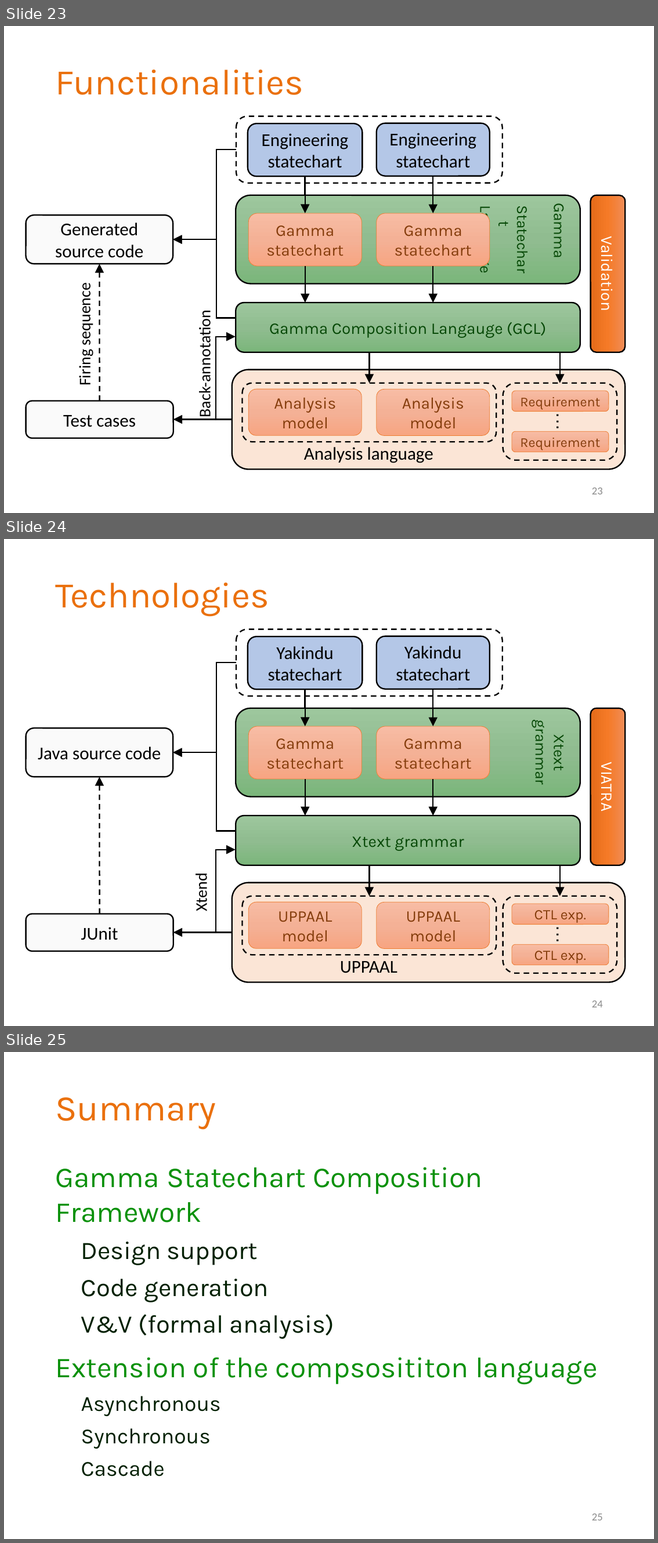
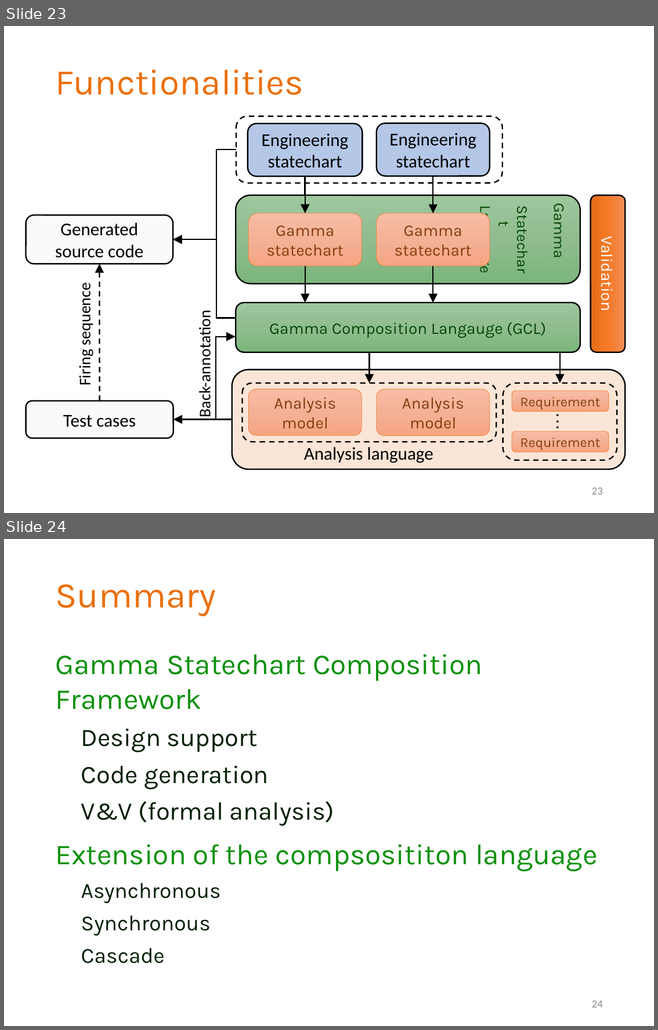
Before and after one commit to grbeni/minisymp2018, a slide deck: presentation/gb_mv_gamma.pptx. Shown one above the other, each under a label of ours: slides 23, 24 and 25 before the commit, slides 23 and 24 after it. The pictures are 658x1543 and 658x1030 pixels, drawn with LibreOffice and Linux fonts; fonts in the diff are those of the drawing; background and template pictures are left out. Boxes give left, top, right and bottom in pixels: in the first picture for what was removed or moved away, otherwise in the second. Text is boxed around its words. In the diff, an @@ line names an element or a change of style, - is before the commit and + after.

```diff
--- a/presentation/gb_mv_gamma.pptx
+++ b/presentation/gb_mv_gamma.pptx
@@ slide 24 removed at box(4, 539, 654, 1026), background #FFFFFF @@
@@ title removed at box(55, 583, 269, 617) @@
-Technologies
@@ rounded rectangle removed at box(236, 629, 502, 696) @@
@@ rounded rectangle removed at box(248, 636, 362, 689) @@
-Yakindu statechart
@@ rounded rectangle removed at box(376, 636, 489, 689) @@
-Yakindu statechart
@@ elbow arrow removed from (236, 663) to (173, 752) @@
@@ elbow arrow removed from (305, 690) to (305, 726) @@
@@ arrow removed from (433, 689) to (433, 726) @@
@@ rounded rectangle removed at box(235, 708, 579, 797) @@
-Xtext grammar
@@ rounded rectangle removed at box(590, 708, 625, 866) @@
-VIATRA
@@ rounded rectangle removed at box(26, 728, 173, 777) @@
-Java source code
@@ rounded rectangle removed at box(248, 726, 361, 779) @@
-Gamma
-statechart
@@ rounded rectangle removed at box(376, 726, 489, 779) @@
-Gamma
-statechart
@@ elbow arrow removed from (259, 831) to (173, 752) @@
@@ arrow removed from (100, 914) to (100, 777) @@
@@ arrow removed from (305, 779) to (305, 816) @@
@@ arrow removed from (433, 779) to (433, 816) @@
@@ rounded rectangle removed at box(235, 816, 579, 866) @@
-Xtext grammar
@@ elbow arrow removed from (232, 933) to (235, 849) @@
@@ arrow removed from (369, 865) to (369, 896) @@
@@ arrow removed from (560, 865) to (560, 896) @@
@@ text removed at box(191, 877, 211, 911) @@
-Xtend
@@ rounded rectangle removed at box(232, 882, 625, 983) @@
@@ rounded rectangle removed at box(242, 896, 496, 955) @@
@@ rounded rectangle removed at box(248, 902, 361, 949) @@
-UPPAAL model
@@ rounded rectangle removed at box(376, 902, 489, 949) @@
-UPPAAL model
@@ rounded rectangle removed at box(503, 896, 616, 973) @@
-···
@@ rounded rectangle removed at box(511, 904, 608, 925) @@
-CTL exp.
@@ rounded rectangle removed at box(26, 914, 173, 951) @@
-JUnit
@@ elbow arrow removed from (232, 933) to (173, 933) @@
@@ rounded rectangle removed at box(511, 944, 608, 965) @@
-CTL exp.
@@ text removed at box(340, 961, 397, 973) @@
-UPPAAL
@@ page number removed at box(592, 1001, 603, 1008) @@
-24
@@ what was slide 25 is now slide 24 @@
@@ page number at box(592, 1001, 603, 1008): text changed @@
-25
+24
```
Also in this commit, not shown: 1 slide changed, 2 other files.
